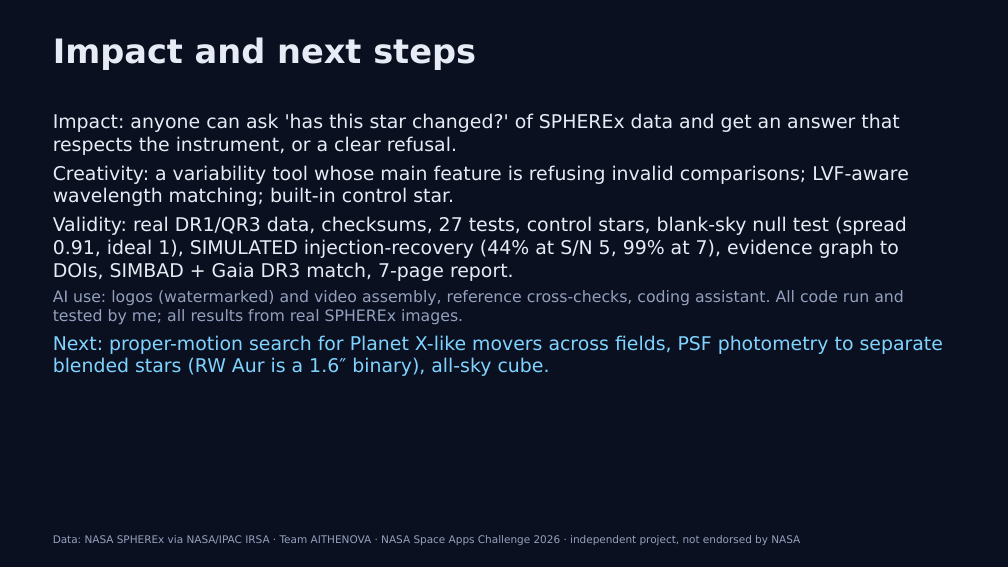
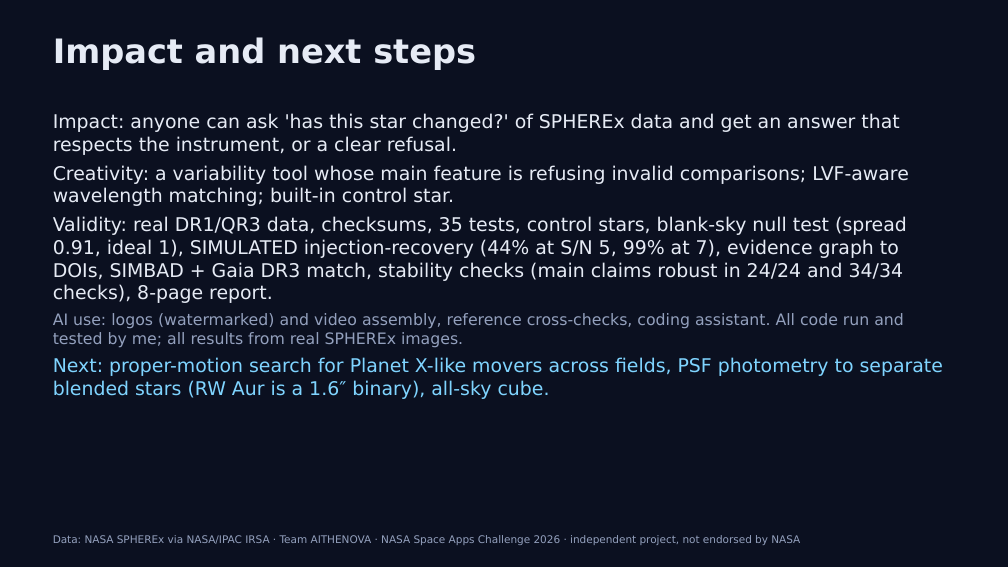
Before and after one commit to evantampa129/HIPPARCHUS-SpaceApps2026, a slide deck: slide 7 of presentation/hipparchus_7_slides.pptx. Drawn at 1008x567 pixels with LibreOffice and Linux fonts; fonts in the diff are those of the drawing. Boxes give left, top, right and bottom in pixels: in the first picture for what was removed or moved away, otherwise in the second. Text is boxed around its words. In the diff, an @@ line names an element or a change of style, - is before the commit and + after.

Commit message:
Add the robustness audit: guards in the photometry, stability checks, field-star calibration floor, heatmap in the app and a new report section.

```diff
--- a/presentation/hipparchus_7_slides.pptx
+++ b/presentation/hipparchus_7_slides.pptx
@@ text at box(53, 216, 907, 303): text changed @@
-Validity: real DR1/QR3 data, checksums, 27 tests, control stars, blank-sky null test (spread 0.91, ideal 1), SIMULATED injection-recovery (44% at S/N 5, 99% at 7), evidence graph to DOIs, SIMBAD + Gaia DR3 match, 7-page report.
+Validity: real DR1/QR3 data, checksums, 35 tests, control stars, blank-sky null test (spread 0.91, ideal 1), SIMULATED injection-recovery (44% at S/N 5, 99% at 7), evidence graph to DOIs, SIMBAD + Gaia DR3 match, stability checks (main claims robust in 24/24 and 34/34 checks), 8-page report.
```
Also in this commit, not shown: 1 other slide changed, 16 other files.
